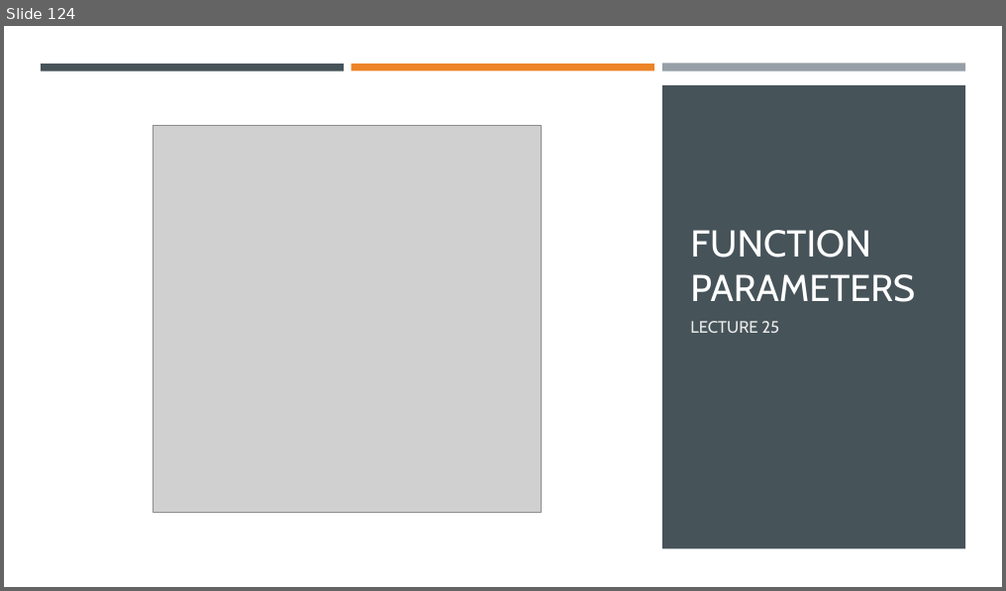
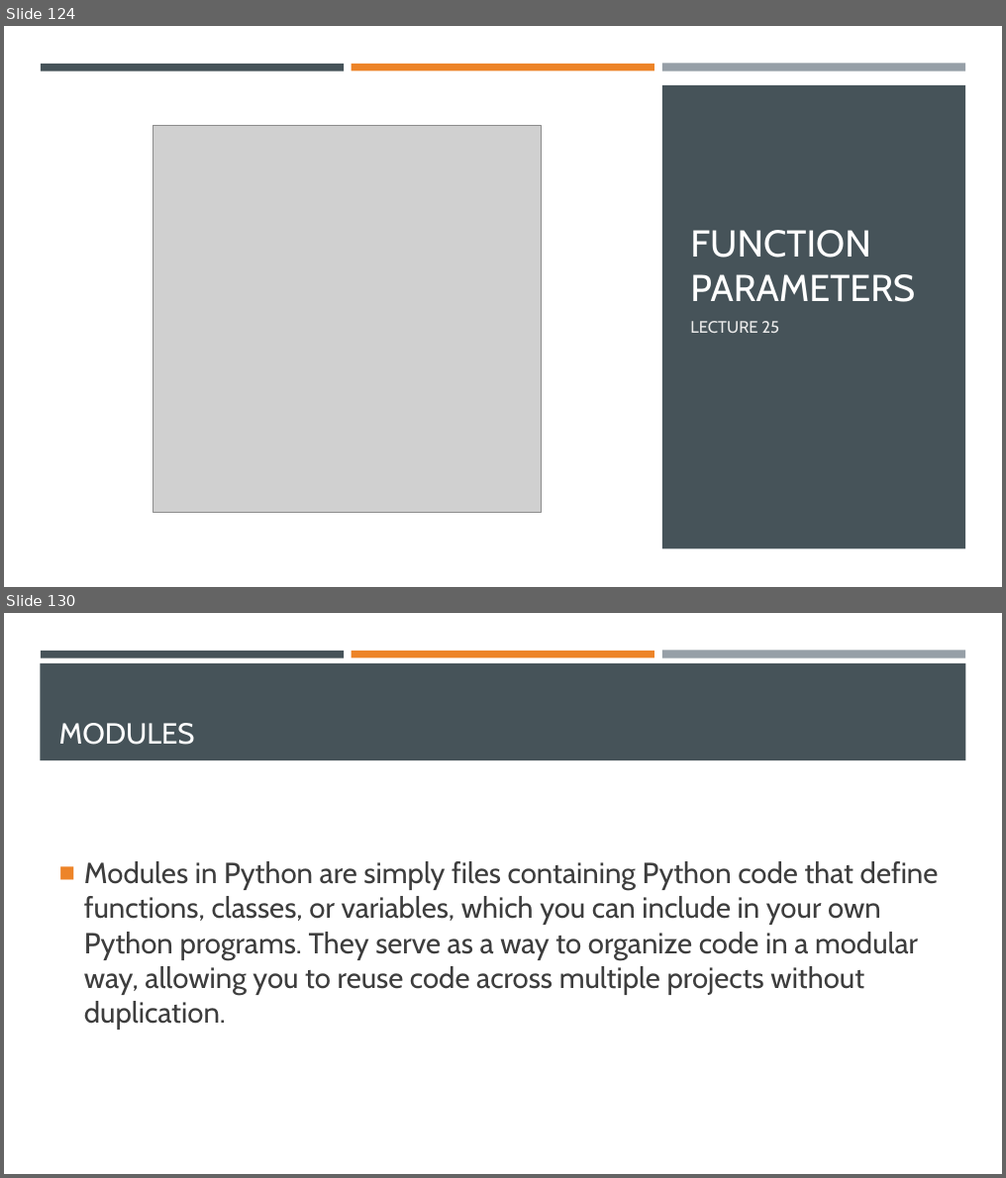
Before and after one commit to Ghost0396/iot, a slide deck: python/Python 3.pptx. Shown one above the other, each under a label of ours: slide 124 before the commit, slides 124 and 130 after it; the slides between them are not shown. The pictures are 1006x591 and 1006x1178 pixels, drawn with LibreOffice and Linux fonts; fonts in the diff are those of the drawing; grey boxes stand for pictures. Boxes give left, top, right and bottom in pixels: in the first picture for what was removed or moved away, otherwise in the second. Text is boxed around its words. In the diff, an @@ line names an element or a change of style, - is before the commit and + after.

```diff
--- a/python/Python 3.pptx
+++ b/python/Python 3.pptx
@@ slide 130 added at [4, 613, 1002, 1174], background #FFFFFF @@
@@ rectangle added at [40, 663, 966, 761], fill #465359 @@
@@ rectangle added at [41, 651, 344, 658], fill #465359 @@
@@ rectangle added at [351, 651, 654, 658], fill #ED8428 @@
@@ rectangle added at [662, 651, 965, 659], fill #969FA7 @@
@@ title added at [59, 723, 195, 745], 28 pt, text #FFFFFF @@
+MODULES
@@ text added at [84, 861, 939, 1030], 28 pt, text #3D3D3D @@
+■ Modules in Python are simply files containing Python code that define functions, classes, or variables, which you can include in your own Python programs. They serve as a way to organize code in a modular way, allowing you to reuse code across multiple projects without duplication.
```
Also in this commit, not shown: 19 other slides added.
